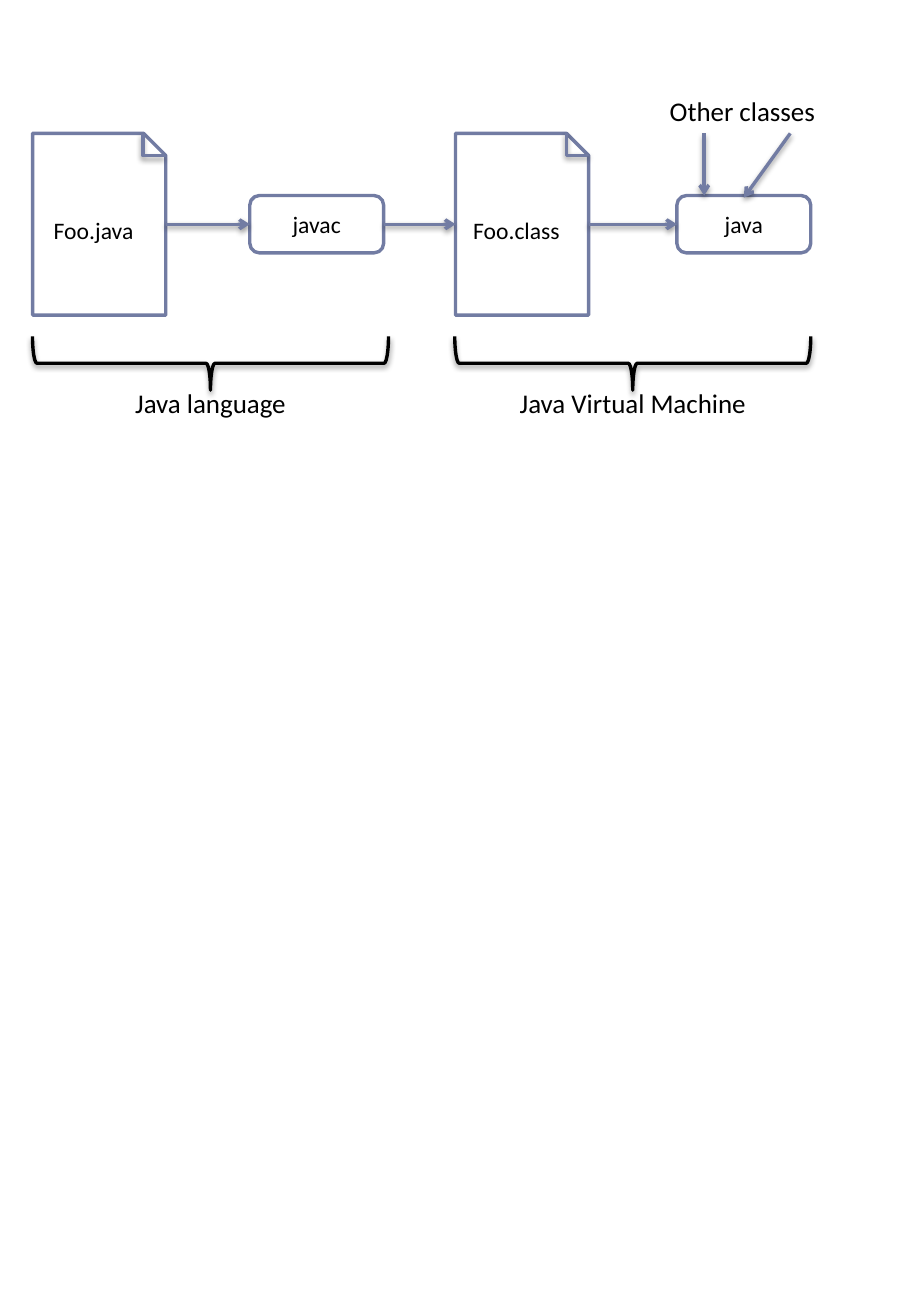
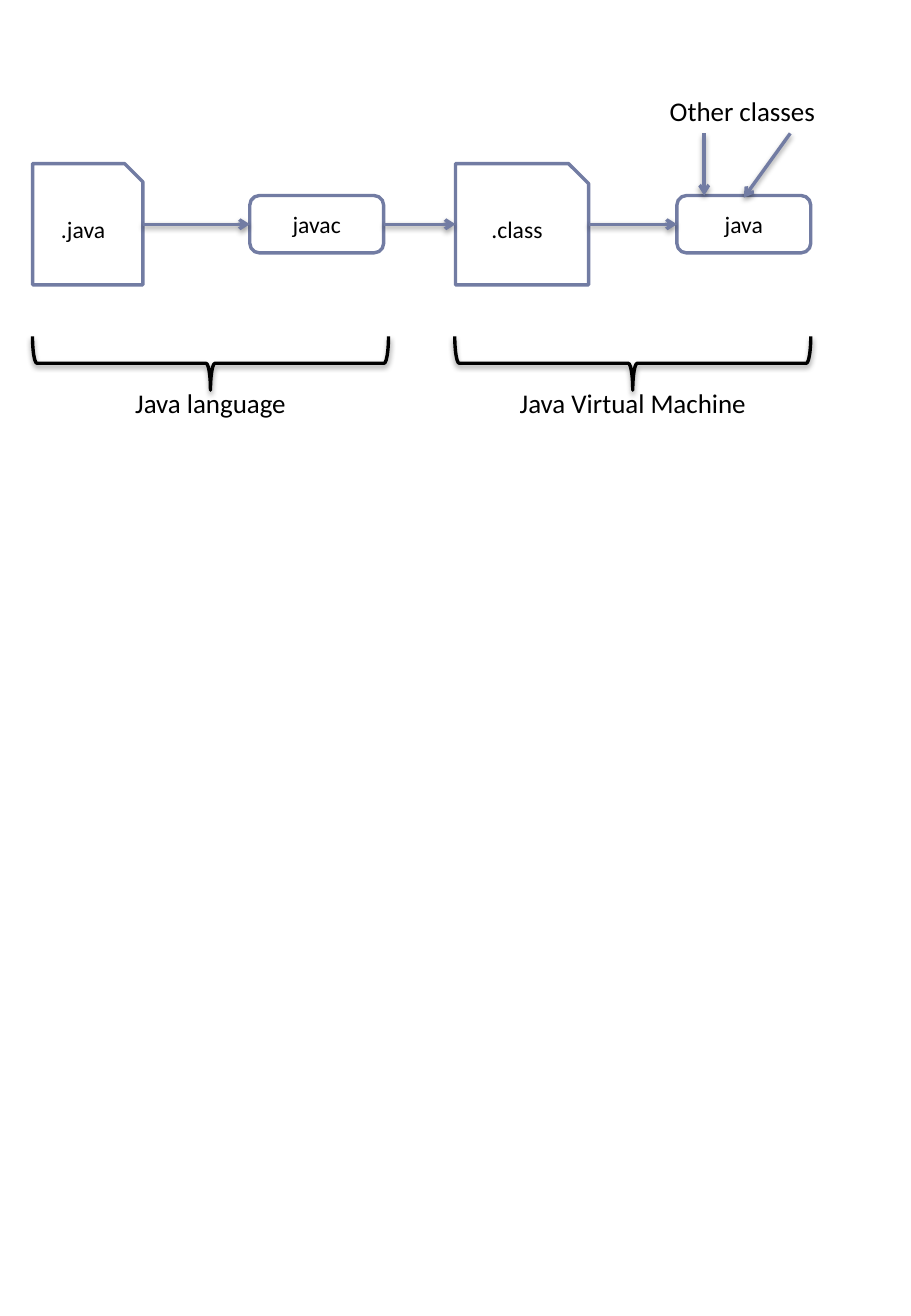
Before and after one commit to donat/incquery-deps, a slide deck: slide 2 of incquery-deps-documentation/visio-diagrams/diagram-source.pptx. Drawn at 911x1316 pixels with LibreOffice and Linux fonts; fonts in the diff are those of the drawing. Boxes give left, top, right and bottom in pixels: in the first picture for what was removed or moved away, otherwise in the second. Text is boxed around its words. In the diff, an @@ line names an element or a change of style, - is before the commit and + after.

```diff
--- a/incquery-deps-documentation/visio-diagrams/diagram-source.pptx
+++ b/incquery-deps-documentation/visio-diagrams/diagram-source.pptx
@@ elbow line removed from (143, 134) to (164, 157) @@
@@ elbow line removed from (566, 134) to (588, 155) @@
@@ snip rect ".java": place and size @@
-snip rect ".java" at [33, 134, 166, 316]
+snip rect ".java" at [33, 164, 143, 285]
@@ snip rect ".class": place and size @@
-snip rect ".class" at [456, 134, 589, 316]
+snip rect ".class" at [456, 164, 589, 285]
@@ text in snip rect at [61, 221, 105, 242]: text changed @@
-Foo.java
+.java
@@ arrow moved from (165, 225) - (250, 225) to (143, 225) - (250, 225) @@
@@ text in snip rect at [491, 221, 542, 238]: text changed @@
-Foo.class
+.class
```
Also in this commit, not shown: 2 other slides changed, 11 other files.
